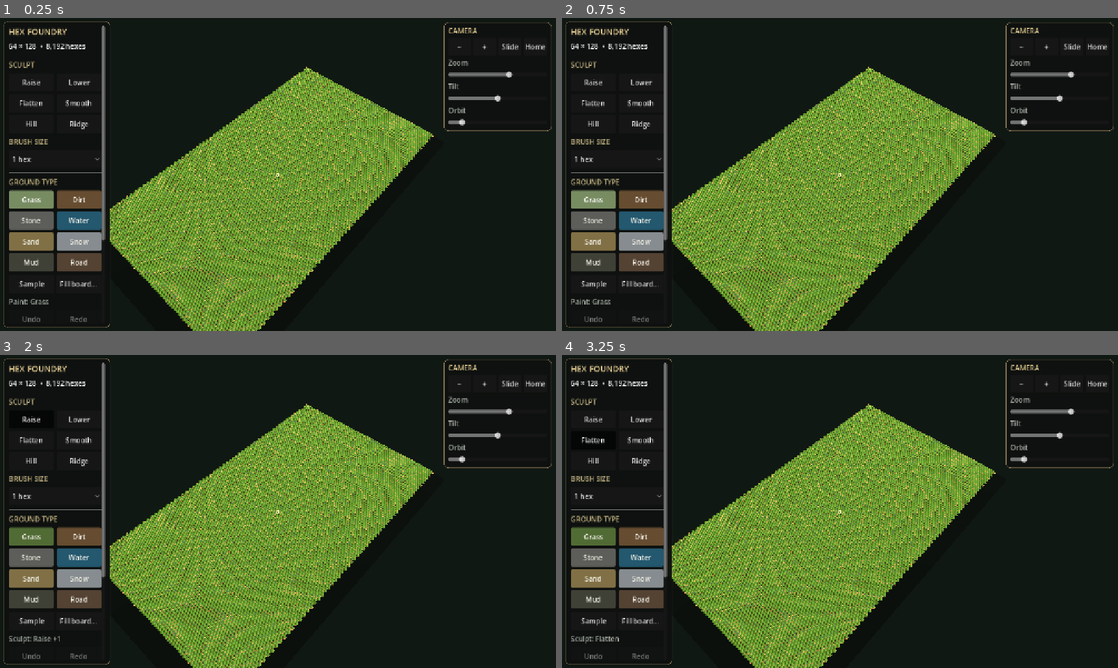
Above: before the commit, frames 1-4 (two rows, left to right).
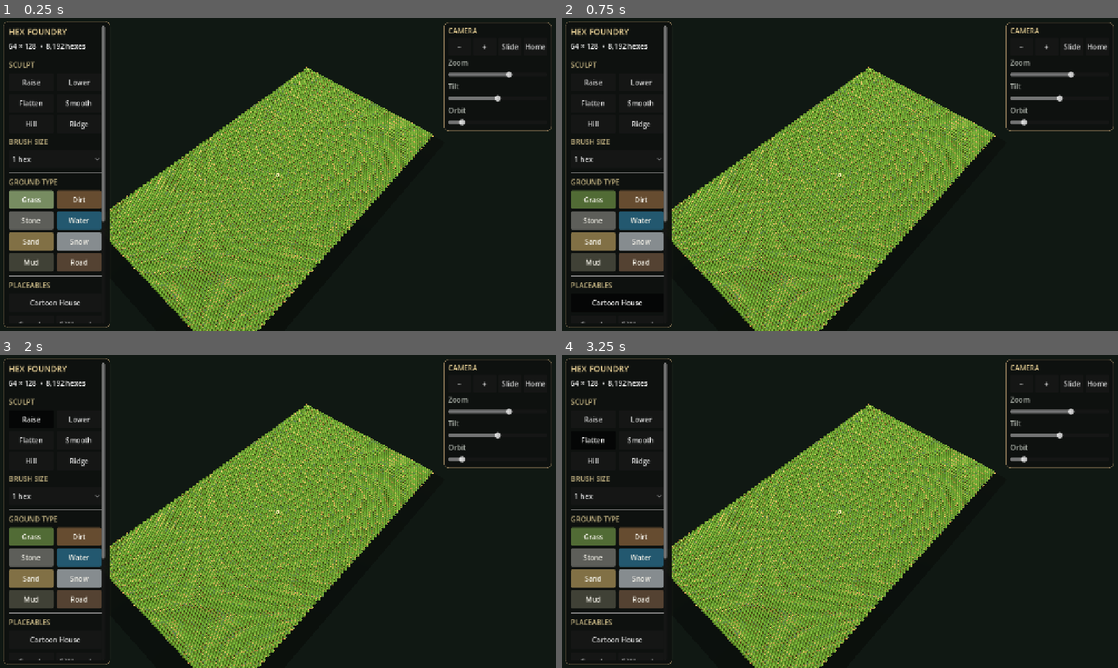
Above: after the commit, the same moments.

Repository: tpylman90-ctrl/MapbuilderhexmapSR
Game: Godot game, scene res://scenes/main.tscn
The game is run twice, just before and just after one commit, with the same random seed, the same clock (stepped at 60 frames per second) and the same inputs.
Inputs (mouse positions are in pixels of both pictures, inside the frame that each line leads up to):
- Up to frame 1 (0.25 s): no input
- Up to frame 2 (0.75 s): click (617, 302) at 0.5 s, where only the run after the commit has a clickable "Cartoon House"
- Up to frame 3 (2 s): click "Raise" at 1.25 s
- Up to frame 4 (3.25 s): click "Lower" at 2 s; click "Flatten" at 2.75 s

The runs differ from the first frame. In frame 1, 0.5% of the frame differs, in the area x 1-19%, y 64-98%; in frame 2, 1.0%, in the area x 1-19%, y 55-98%; in frame 3, 0.5%; in frame 4, 0.5%.

Commit message:
Add cartoon house as a placeable map object

Diff:
--- a/scripts/editor_controller.gd
+++ b/scripts/editor_controller.gd
@@ -1,10 +1,13 @@
 extends Node3D
 
-enum EditMode { ELEVATION, GROUND }
+enum EditMode { ELEVATION, GROUND, PLACEABLE }
 enum ElevationTool { RAISE, LOWER, FLATTEN, SMOOTH, HILL, RIDGE }
 
 const INVALID_CELL := Vector2i(-1, -1)
 const CAP_HALF_HEIGHT: float = 0.09
+const HOUSE_MODEL_PATH := "res://assets/models/cartoon_house.glb"
+const HOUSE_MODEL_SCALE: float = 0.38
+const HOUSE_MODEL_BOTTOM_Y: float = -1.166189
 
 var grid := HexGrid.new()
 var board_view: HexBoardView
@@ -35,6 +38,8 @@
 var _sculpt_buttons: Array[Button] = []
 var _terrain_buttons: Array[Button] = []
 var _sample_button: Button
+var _placeable_button: Button
+var _placed_objects: Array[Node3D] = []
 var pan_mode: bool = false
 var _pointer_active: bool = false
 var _pointer_pan: bool = false
@@ -150,6 +155,18 @@
 		_style_terrain_button(terrain_button, terrain_id)
 		_terrain_buttons.append(terrain_button)
 	_terrain_buttons[HexGrid.Terrain.GRASS].button_pressed = true
+
+	content.add_child(HSeparator.new())
+	var placeable_label := Label.new()
+	placeable_label.text = "PLACEABLES"
+	placeable_label.add_theme_color_override("font_color", Color("c7b785"))
+	content.add_child(placeable_label)
+	var placeable_row := HBoxContainer.new()
+	content.add_child(placeable_row)
+	_placeable_button = _make_button(placeable_row, "Cartoon House", _set_house_place_tool)
+	_placeable_button.toggle_mode = true
+	_placeable_button.button_group = _tool_group
+
 	var ground_actions := HBoxContainer.new()
 	content.add_child(ground_actions)
 	_sample_button = _make_button(ground_actions, "Sample", func(): _set_sample_tool())
@@ -317,8 +334,18 @@
 	_update_tool_status()
 	_update_readout()
 
+func _set_house_place_tool() -> void:
+	mode = EditMode.PLACEABLE
+	if _placeable_button != null and not _placeable_button.button_pressed:
+		_placeable_button.button_pressed = true
+	_update_tool_status()
+	_update_readout()
+
 func _update_tool_status() -> void:
 	if tool_status == null:
+		return
+	if mode == EditMode.PLACEABLE:
+		tool_status.text = "Place: Cartoon House"
 		return
 	if mode == EditMode.GROUND:
 		tool_status.text = "Sample ground" if _sample_button != null and _sample_button.button_pressed else "Paint: " + HexGrid.TERRAIN_NAMES[active_terrain]
@@ -373,7 +400,7 @@
 		return
 	if _pointer_pan:
 		_pan_camera(screen_position - _last_pointer)
-	else:
+	elif mode != EditMode.PLACEABLE:
 		_apply_at_screen(screen_position)
 	_last_pointer = screen_position
 
@@ -400,6 +427,11 @@
 		_update_tool_status()
 		_update_readout()
 		return
+	if mode == EditMode.PLACEABLE:
+		_place_house(cell)
+		_last_stroke_cell = cell
+		_update_readout()
+		return
 	if _last_stroke_cell == INVALID_CELL:
 		if elevation_tool == ElevationTool.FLATTEN:
 			_flatten_level = grid.elevation_at(cell)
@@ -409,6 +441,36 @@
 			_apply_brush_at(path_cell)
 	_last_stroke_cell = cell
 	_update_readout()
+
+func _place_house(cell: Vector2i) -> void:
+	var packed_scene := load(HOUSE_MODEL_PATH) as PackedScene
+	if packed_scene == null:
+		tool_status.text = "Could not load cartoon_house.glb"
+		return
+	var house := packed_scene.instantiate() as Node3D
+	if house == null:
+		tool_status.text = "House model root must be a Node3D"
+		return
+	house.name = "PlacedCartoonHouse_%d" % (_placed_objects.size() + 1)
+	house.scale = Vector3.ONE * HOUSE_MODEL_SCALE
+	var center := grid.world_center(cell)
+	var surface_y := grid.elevation_at(cell) * HexGrid.HEIGHT_PER_LEVEL + CAP_HALF_HEIGHT
+	house.position = Vector3(center.x, surface_y - HOUSE_MODEL_BOTTOM_Y * HOUSE_MODEL_SCALE, center.z)
+	board_view.add_child(house)
+	_set_placeable_materials(house)
+	_placed_objects.append(house)
+
+func _set_placeable_materials(node: Node) -> void:
+	if node is MeshInstance3D:
+		var mesh_instance := node as MeshInstance3D
+		var material := StandardMaterial3D.new()
+		material.vertex_color_use_as_albedo = true
+		material.roughness = 0.92
+		material.cull_mode = BaseMaterial3D.CULL_DISABLED
+		mesh_instance.material_override = material
+		mesh_instance.cast_shadow = GeometryInstance3D.SHADOW_CASTING_SETTING_ON
+	for child in node.get_children():
+		_set_placeable_materials(child)
 
 func _apply_brush_at(center: Vector2i) -> void:
 	var cells := grid.brush_cells(center, brush_size)
Binary file added: assets/models/cartoon_house.glb
